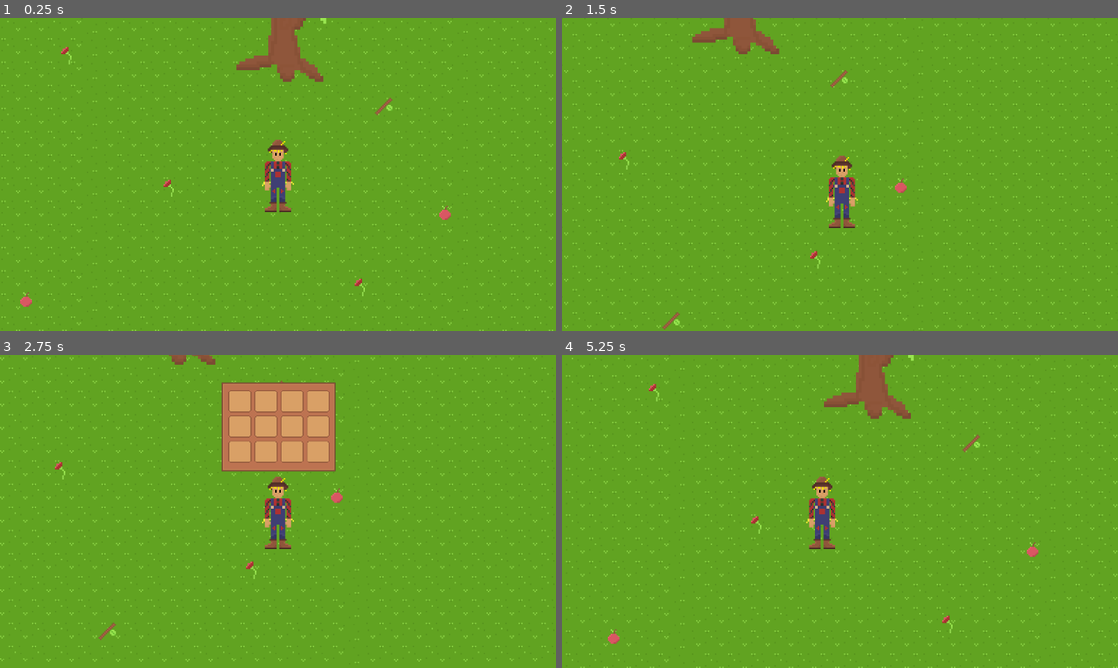
Above: before the commit, frames 1-4 (two rows, left to right).
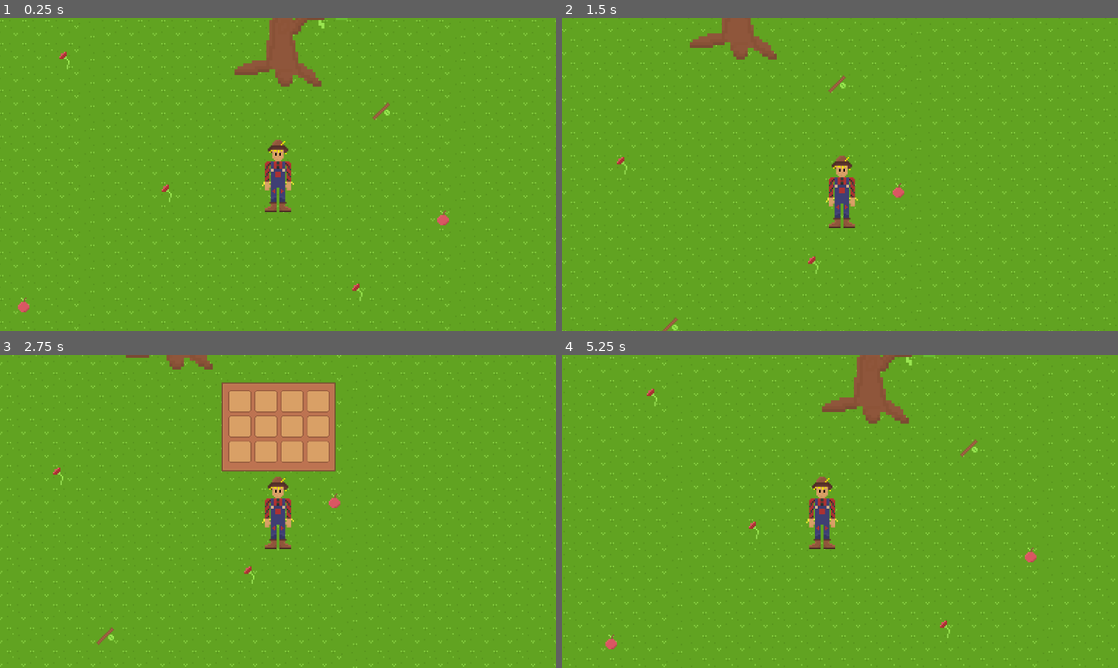
Above: after the commit, the same moments.

Repository: Untitled-Productions/Crow-Cook
Game: Godot game, scene res://test_room.tscn
The game is run twice, just before and just after one commit, with the same random seed, the same clock (stepped at 60 frames per second) and the same inputs.
Inputs (mouse positions are in pixels of both pictures, inside the frame that each line leads up to):
- Up to frame 1 (0.25 s): no input
- Up to frame 2 (1.5 s): tap Enter (ui_accept) at 0.5, 0.77 s; move the mouse to (962, 158) at 0.52 s; hold Right (ui_right) 0.53-1.28 s; move the mouse to (728, 190) at 1.27 s; hold Down (ui_down) from 1.28 s (still down)
- Up to frame 3 (2.75 s): tap Enter (ui_accept) at 1.52 s; move the mouse to (333, 442) at 2.02 s; release Down (ui_down) at 2.03 s; hold Right (ui_right) from 2.03 s (still down)
- Up to frame 4 (5.25 s): release Right (ui_right) at 2.75 s; click (801, 401) at 2.77 s; tap Enter (ui_accept) at 3.5, 3.77, 4.52 s; move the mouse to (812, 574) at 3.52 s; hold Up (ui_up) 3.53-4.28 s; move the mouse to (1006, 558) at 4.27 s; hold Left (ui_left) from 4.28 s (still down); move the mouse to (673, 464) at 5.02 s

The runs differ from the first frame. In frame 1, 4.5% of the frame differs, in the area x 0-100%, y 0-100%; in frame 2, 4.5%, in the area x 0-99%, y 0-100%; in frame 3, 3.8%; in frame 4, 4.5%.

Commit message:
pls work

Diff:
--- a/test_room.tscn
+++ b/test_room.tscn
@@ -58,7 +58,7 @@
 position = Vector2(1243, 404)
 
 [node name="Player" parent="environmentalObjects" instance=ExtResource("1_p8o0l")]
-position = Vector2(1236, 568)
+position = Vector2(1239, 561)
 scale = Vector2(2, 2)
 
 [node name="MouseFollow" parent="." instance=ExtResource("7_f0xav")]
